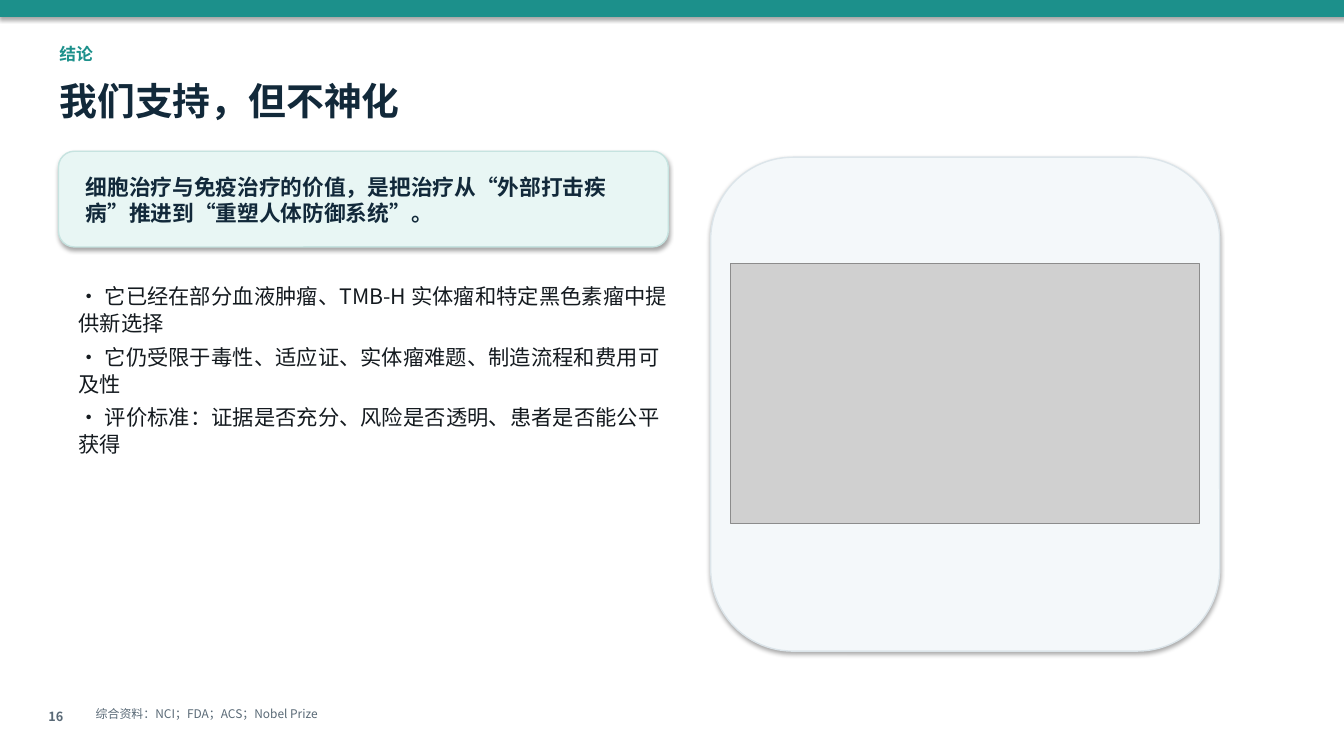
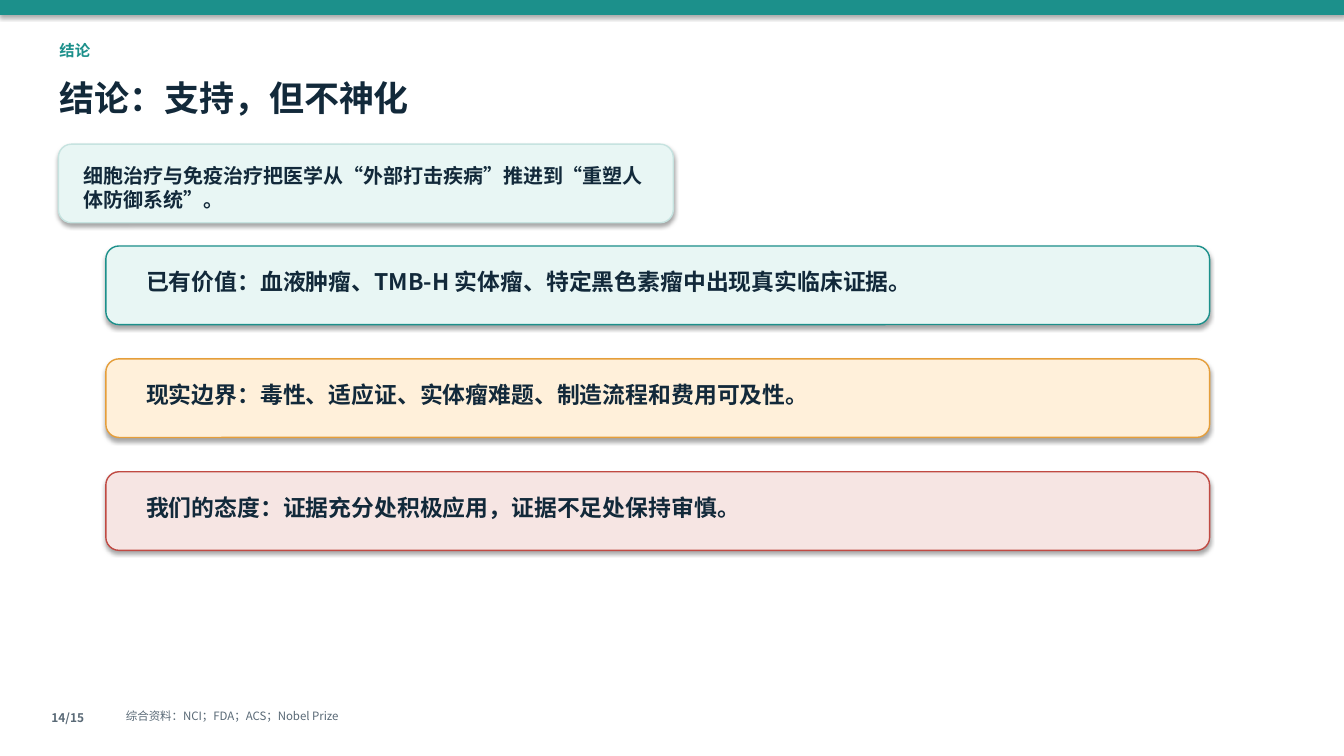
Before and after one commit to zdjc445/26Spring, a slide deck: slide 14 of 细胞治疗与免疫治疗/疾病的细胞治疗与免疫治疗.pptx (slide 16 before the commit). Drawn at 1344x756 pixels with LibreOffice and Linux fonts; fonts in the diff are those of the drawing; grey boxes stand for pictures. Boxes give left, top, right and bottom in pixels: in the first picture for what was removed or moved away, otherwise in the second. Text is boxed around its words. In the diff, an @@ line names an element or a change of style, - is before the commit and + after.

Commit message:
优化细胞治疗汇报PPT结构

```diff
--- a/细胞治疗与免疫治疗/疾病的细胞治疗与免疫治疗.pptx
+++ b/细胞治疗与免疫治疗/疾病的细胞治疗与免疫治疗.pptx
@@ text "结论" at (59,43,90,58): size 12 to 11 pt @@
@@ text at (59,81,409,116): text changed; size 27 to 25 pt @@
-我们支持，但不神化
+结论：支持，但不神化
@@ rounded rectangle: place and size @@
-rounded rectangle at (58,151,668,247)
+rounded rectangle at (58,144,674,223)
@@ text at (84,166,643,209): text changed; size 15.5 to 14.3 pt @@
-细胞治疗与免疫治疗的价值，是把治疗从“外部打击疾病”推进到“重塑人体防御系统”。
+细胞治疗与免疫治疗把医学从“外部打击疾病”推进到“重塑人体防御系统”。
@@ rounded rectangle removed at (711,157,1220,651) @@
@@ rounded rectangle added at (106,246,1210,325), fill #E8F6F4, outline #1C908B 1 pt @@
@@ picture removed at (731,264,1200,524) @@
@@ text removed at (79,286,667,454) @@
-• 它已经在部分血液肿瘤、TMB-H 实体瘤和特定黑色素瘤中提供新选择
-• 它仍受限于毒性、适应证、实体瘤难题、制造流程和费用可及性
-• 评价标准：证据是否充分、风险是否透明、患者是否能公平获得
@@ text added at (146,270,912,292), 16.3 pt, text #12293A, bold @@
+已有价值：血液肿瘤、TMB-H 实体瘤、特定黑色素瘤中出现真实临床证据。
@@ rounded rectangle added at (106,359,1210,438), fill #FFF0DA, outline #E59E3A 1 pt @@
@@ text added at (146,383,808,405), 16.3 pt, text #12293A, bold @@
+现实边界：毒性、适应证、实体瘤难题、制造流程和费用可及性。
@@ rounded rectangle added at (106,472,1210,551), fill #F6E5E3, outline #C04A43 1 pt @@
@@ text added at (146,496,740,519), 16.3 pt, text #12293A, bold @@
+我们的态度：证据充分处积极应用，证据不足处保持审慎。
@@ text removed at (48,711,63,721) @@
-16
@@ text added at (51,712,84,724), 8.5 pt, text #596976, bold @@
+14/15
@@ text "综合资料：NCI；FDA；ACS；Nobel Prize": place and size @@
-text "综合资料：NCI；FDA；ACS；Nobel Prize" at (96,708,318,720)
+text "综合资料：NCI；FDA；ACS；Nobel Prize" at (126,710,338,722)
@@ text "综合资料：NCI；FDA；ACS；Nobel Prize" at (126,710,338,722): size 8.5 to 8.2 pt @@
```
Also in this commit, not shown: 8 other slides changed, 6 slides added, 8 slides removed, 2 other files.
